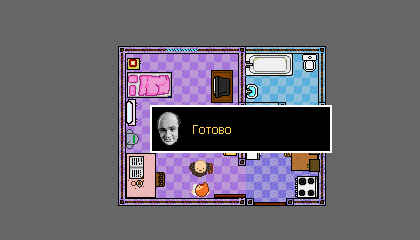
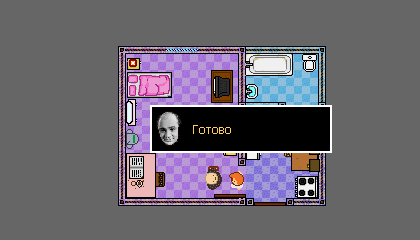
The second (420, 240) image is a revision of the first. Changes to its layers:
painted on "Layer 24" over [194, 160, 218, 185]
painted on "Layer 23" over [189, 161, 222, 190]
painted on "Layer 22" over [208, 163, 219, 174]
painted on "Layer 1 copy 2" over [195, 172, 244, 197]
painted on "Layer 66 copy 2" over [191, 171, 244, 197]
